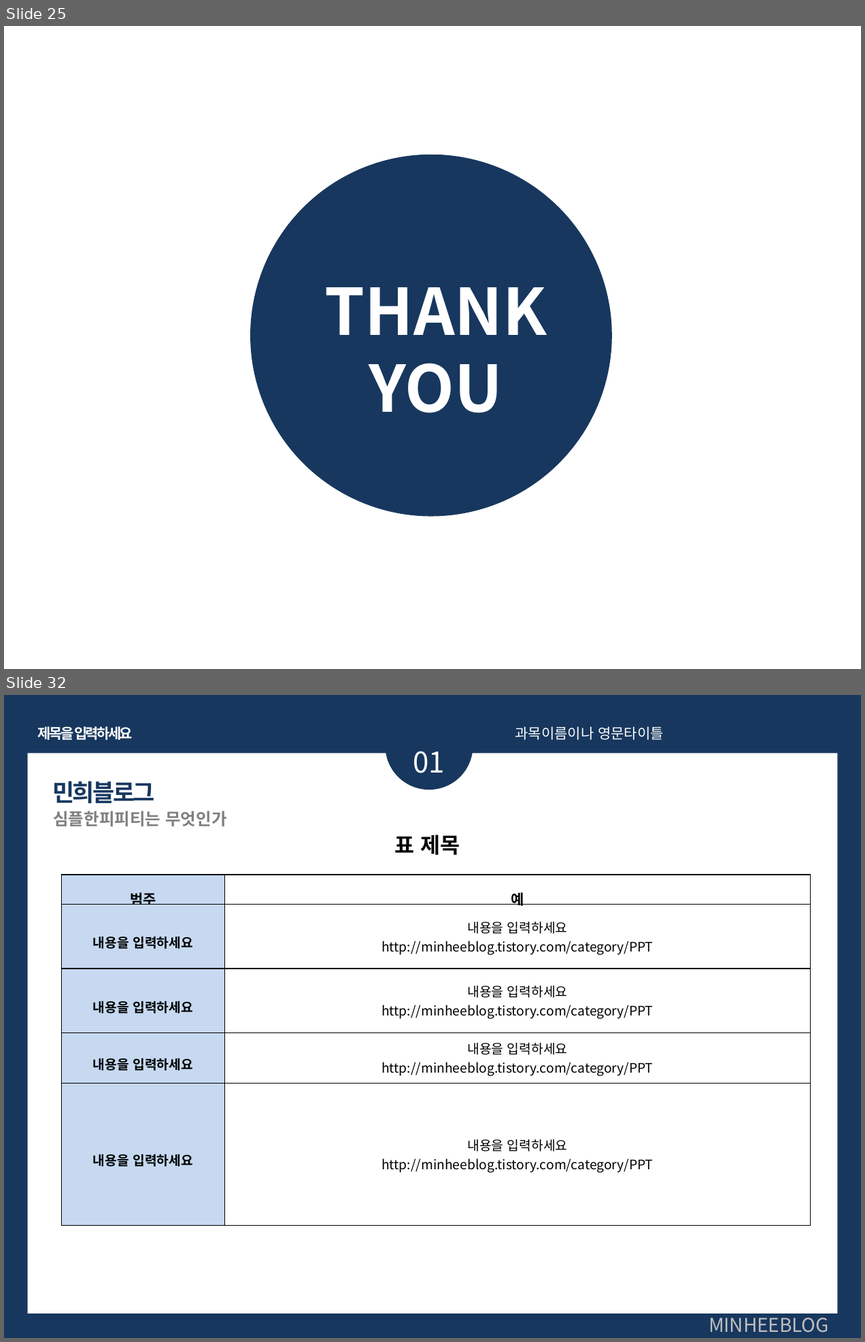
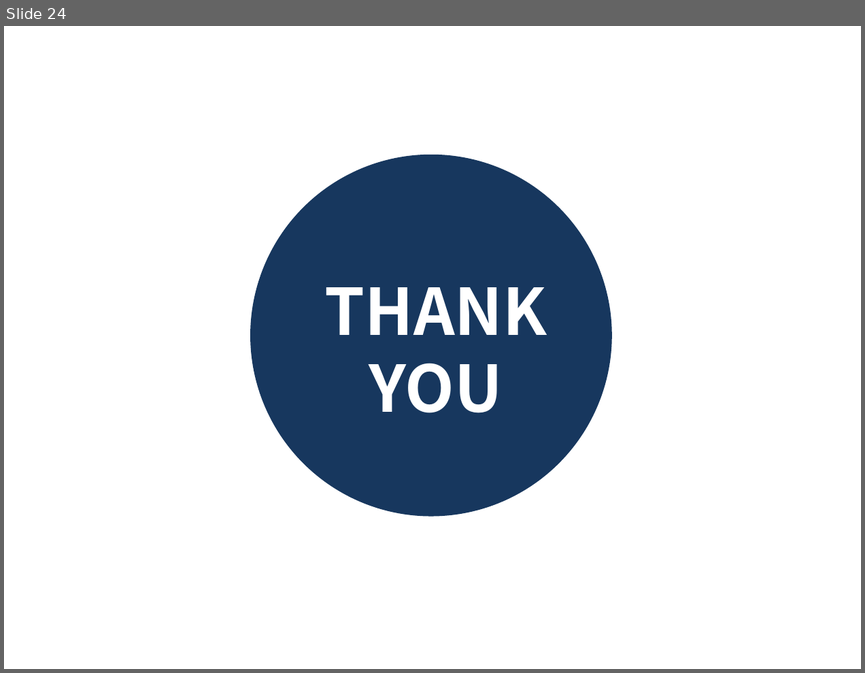
Before and after one commit to 201411108/Black-Android-app-for-eye, a slide deck: Document/발표PPT.pptx. Shown one above the other, each under a label of ours: slides 25 and 32 before the commit, slide 24 after it; the slides between them are not shown. The pictures are 865x1342 and 865x673 pixels, drawn with LibreOffice and Linux fonts; fonts in the diff are those of the drawing. Boxes give left, top, right and bottom in pixels: in the first picture for what was removed or moved away, otherwise in the second. Text is boxed around its words. In the diff, an @@ line names an element or a change of style, - is before the commit and + after.

```diff
--- a/Document/발표PPT.pptx
+++ b/Document/발표PPT.pptx
@@ slide 32 removed at bbox=[4, 695, 861, 1338], background #17375E @@
@@ ellipse removed at bbox=[385, 702, 473, 790] @@
@@ text removed at bbox=[38, 726, 133, 740] @@
-제목을 입력하세요
@@ text removed at bbox=[515, 726, 663, 740] @@
-과목이름이나 영문타이틀
@@ rectangle removed at bbox=[28, 753, 838, 1314] @@
@@ text removed at bbox=[413, 751, 445, 773] @@
-01
@@ text removed at bbox=[52, 781, 155, 803] @@
-민희블로그
@@ text removed at bbox=[53, 811, 226, 826] @@
-심플한피피티는 무엇인가
@@ text removed at bbox=[394, 834, 460, 855] @@
-표 제목
@@ table removed at bbox=[61, 875, 810, 1222], 5 rows, 2 columns @@
-범주 | 예
-내용을 입력하세요 | 내용을 입력하세요 / http://minheeblog.tistory.com/category/PPT
-내용을 입력하세요 | 내용을 입력하세요 / http://minheeblog.tistory.com/category/PPT
-내용을 입력하세요 | 내용을 입력하세요 / http://minheeblog.tistory.com/category/PPT
-내용을 입력하세요 | 내용을 입력하세요 / http://minheeblog.tistory.com/category/PPT
@@ text removed at bbox=[708, 1312, 829, 1332] @@
-MINHEEBLOG
@@ what was slide 25 is now slide 24 @@
```
Also in this commit, not shown: 13 slides changed, 10 other slides removed.
